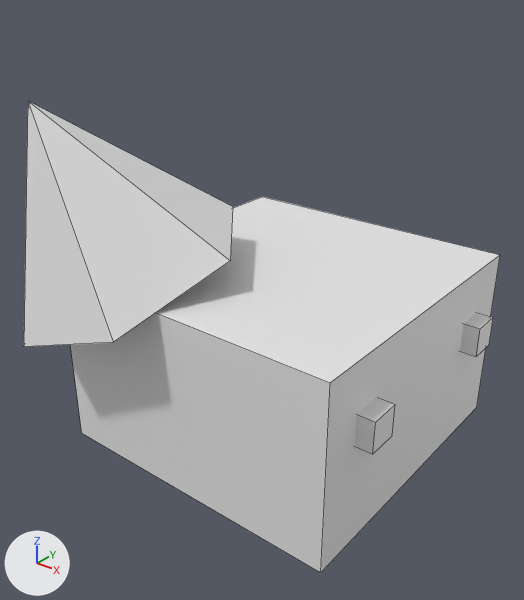
A saved change to the Blender file src/world/entity/catalog/player/graphics/player.blend.
One viewpoint serves both versions: a camera (50 mm lens) standing at (0.637, -0.861, 0.905) and looking at (-0.025, -0.033, 0.392). Lighting does not change. The marker at lower left points along +X, +Y and +Z. Mesh edges are drawn as thin lines.

Names of what the first picture shows: 'Hat', 'Head', 'Left Eye', 'Right Eye'.
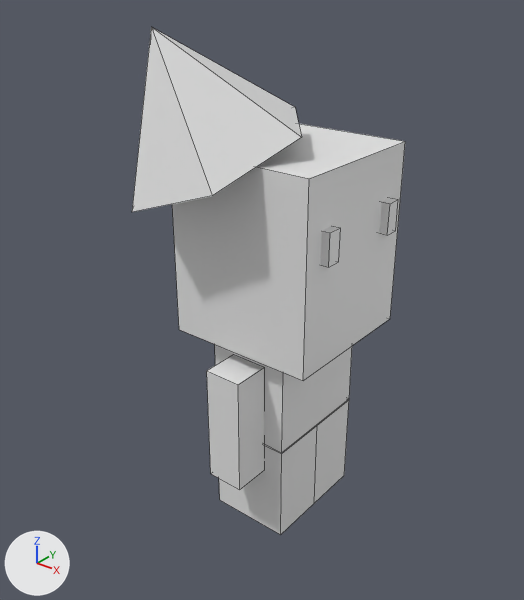
Commit message: [player] Use more general names for equipment

Boxes (x1, y1, x2, y2) around the edits, measured in the pictures (524 x 600 px):
'Head', moved, rescaled (46% narrower, 32% shorter)
    before: (70, 197, 500, 573)
    after: (172, 124, 405, 381)
'Hat', moved, rescaled (19% narrower, 25% shorter)
    before: (24, 101, 233, 347)
    after: (132, 27, 301, 212)
'Arm (Right)', added
    after: (207, 355, 264, 490)
'Torso', added
    after: (215, 345, 352, 454)
'Leg (Right)', added
    after: (219, 425, 317, 535)
'Right Eye', moved, rescaled
    before: (355, 397, 395, 454)
    after: (320, 226, 341, 267)
'Leg (Left)', added
    after: (314, 399, 349, 503)
'Left Eye', moved, rescaled (44% narrower, 14% shorter)
    before: (460, 313, 493, 356)
    after: (380, 198, 398, 235)

The change, as a diff of the scene's bpy script:
```diff
--- a/src/world/entity/catalog/player/graphics/player.blend.py
+++ b/src/world/entity/catalog/player/graphics/player.blend.py
@@ me_cube_004 @@
+me_cube_004.from_pydata(...)  # a box spanning x -1.0..1.0, y -1.0..1.0, z -1.0..1.0
@@ me_cube_002 @@
+me_cube_002 = me_cube_004.copy(); me_cube_002.name = 'Cube.002'
@@ me_cube @@
+me_cube.from_pydata([(-1.0, -1.0, -1.0), (-1.0, -1.0, 1.0), (-1.0, 1.0, -1.0), (-1.0, 1.0, 1.0), (1.0, -1.0, -1.0), (1.0, -1.0, 1.0), (1.0, 1.0, -1.0), (1.0, 1.0, 1.0)], [], [(0, 1, 3, 2), (2, 3, 7, 6), (6, 7, 5, 4), (4, 5, 1, 0), (2, 6, 4, 0)])
@@ ob_head @@
 ob_head.parent = ob_player
-ob_head.location = (0.0, 0.0, 0.301)
-ob_head.scale = (0.5, 0.5, 0.3)
+ob_head.location = (0.0, 0.0, 0.493)
+ob_head.scale = (0.25, 0.25, 0.3)
@@ ob_hat @@
 ob_hat.parent = ob_head
-ob_hat.matrix_parent_inverse = Matrix(((2.0, 0.0, 0.0, 0.0), (0.0, 2.0, 0.0, 0.0), (0.0, 0.0, 3.333, -1.002), (0.0, 0.0, 0.0, 1.0)))
-ob_hat.location = (-0.225, -0.208, 0.576)
+ob_hat.matrix_parent_inverse = Matrix(((4.0, 0.0, 0.0, 0.0), (0.0, 4.0, 0.0, 0.0), (0.0, 0.0, 3.333, -1.002), (0.0, 0.0, 0.0, 1.0)))
+ob_hat.location = (-0.0996, -0.112, 0.527)
 ob_hat.rotation_euler = (0.405, -0.146, -0.4)  # degrees (23, -8.4, -23)
-ob_hat.scale = (0.4, 0.4, 0.3)
+ob_hat.scale = (0.3, 0.3, 0.2)
@@ ob_arm__right @@
+ob_arm__right = bpy.data.objects.new('Arm (Right)', me_cube_004)
+ob_arm__right.parent = ob_player
+ob_arm__right.location = (0.000651, -0.13, 0.218)
+ob_arm__right.scale = (0.032, 0.032, 0.1)
@@ ob_leg__left @@
+ob_leg__left = bpy.data.objects.new('Leg (Left)', me_cube_002)
+ob_leg__left.parent = ob_player
+ob_leg__left.location = (0.0, 0.05, 0.0858)
+ob_leg__left.scale = (0.07, 0.05, 0.087)
@@ ob_leg__right @@
+ob_leg__right = bpy.data.objects.new('Leg (Right)', me_cube_002)
+ob_leg__right.parent = ob_player
+ob_leg__right.location = (0.0, -0.05, 0.0858)
+ob_leg__right.scale = (0.07, 0.05, 0.087)
@@ ob_torso @@
+ob_torso = bpy.data.objects.new('Torso', me_cube)
+ob_torso.parent = ob_player
+ob_torso.location = (0.0, 0.0, 0.259)
+ob_torso.scale = (0.07, 0.1, 0.0889)
```
